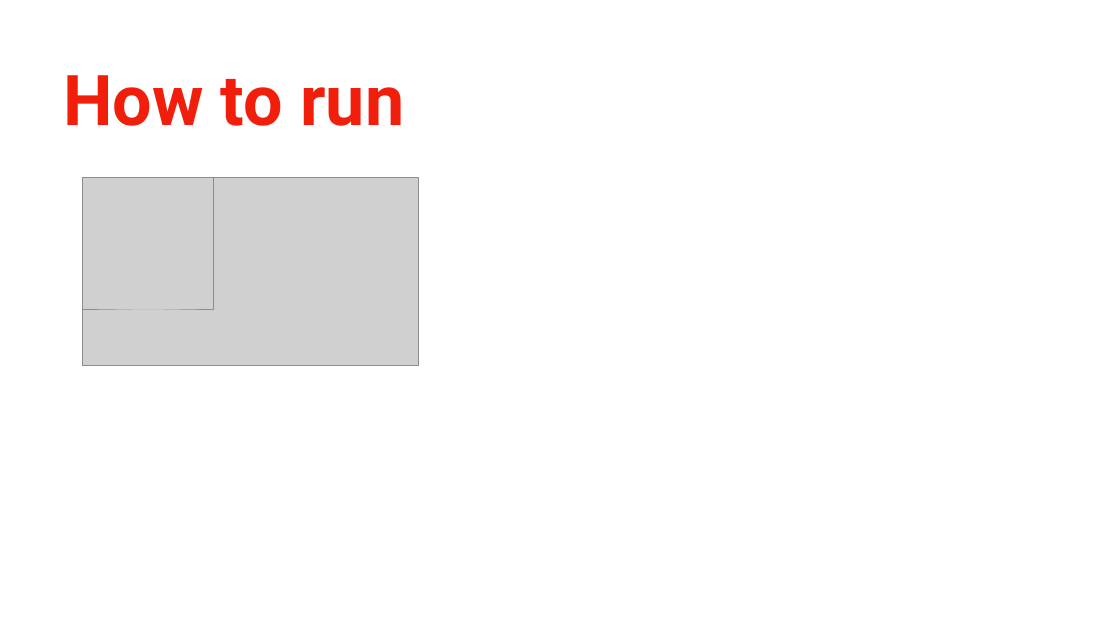
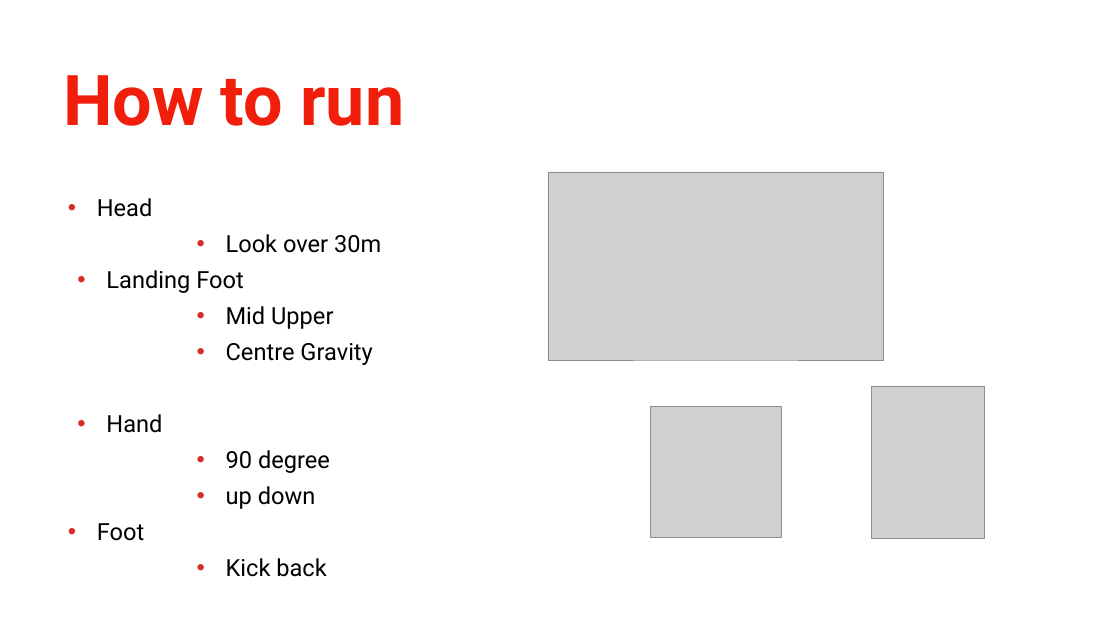
Before and after one commit to khanhnguyen18/running, a slide deck: slide 6 of Running.pptx. Drawn at 1120x630 pixels with LibreOffice and Linux fonts; fonts in the diff are those of the drawing; grey boxes stand for pictures; background and template pictures are left out. Boxes give left, top, right and bottom in pixels: in the first picture for what was removed or moved away, otherwise in the second. Text is boxed around its words. In the diff, an @@ line names an element or a change of style, - is before the commit and + after.

```diff
--- a/Running.pptx
+++ b/Running.pptx
@@ text "Head": place and size @@
-text "Head" at (201, 278, 243, 304)
+text "Head" at (97, 198, 381, 577)
@@ picture: place and size @@
-picture at (82, 178, 417, 366)
+picture at (548, 172, 883, 360)
@@ text at (97, 198, 243, 293): size 36.1 to 40.5 pt in "Head", "Landing Foot"; indent changed; more space between paragraphs @@
@@ text at (226, 234, 381, 253): paragraph added @@
+          • Look over 30m
@@ text at (97, 306, 372, 577): paragraphs added @@
+          • Mid Upper
+          • Centre Gravity
+  • Hand
+          • 90 degree
+          • up down
+        • Foot
+          • Kick back
@@ picture added at (871, 386, 984, 538) @@
@@ picture: place and size @@
-picture at (82, 178, 213, 309)
+picture at (650, 406, 782, 538)
```
Also in this commit, not shown: 3 other slides changed, 3 other files.
